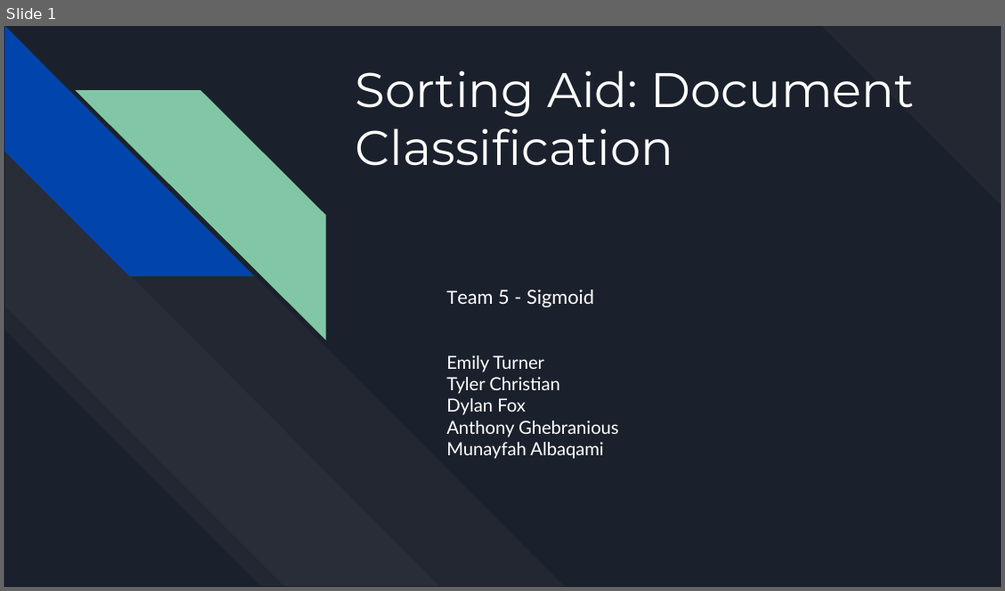
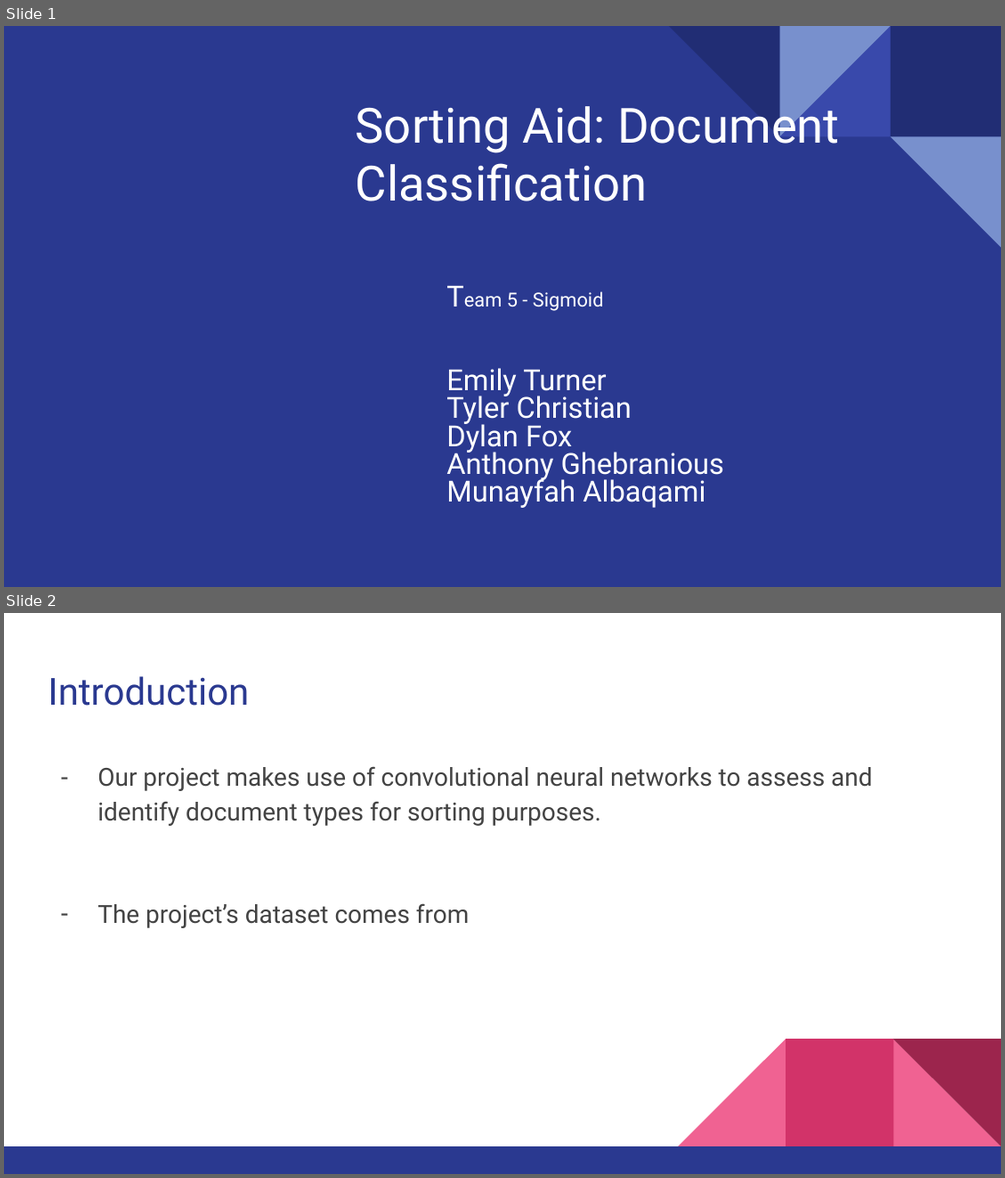
Before and after one commit to CSCI4850/s21-team5-project, a slide deck: sigmoid-presentation.pptx. Shown one above the other, each under a label of ours: slide 1 before the commit, slides 1 and 2 after it. The pictures are 1005x591 and 1005x1178 pixels, drawn with LibreOffice and Linux fonts; fonts in the diff are those of the drawing. Boxes give left, top, right and bottom in pixels: in the first picture for what was removed or moved away, otherwise in the second. Text is boxed around its words. In the diff, an @@ line names an element or a change of style, - is before the commit and + after.

```diff
--- a/sigmoid-presentation.pptx
+++ b/sigmoid-presentation.pptx
@@ slide 2 added at (4,613,1001,1174), background #FFFFFF @@
@@ title added at (48,676,249,706), 27 pt, text #2A3990 @@
+Introduction
@@ text added at (97,766,872,928), 18 pt, text #434343 @@
+– Our project makes use of convolutional neural networks to assess and identify document types for sorting purposes.
+– The project’s dataset comes from
@@ group added at (4,1038,1001,1174): 3 right triangles, 2 rectangles @@
@@ slide 1 changed as well @@
@@ background #1B212C to #2A3990 @@
@@ title "Sorting Aid: Document Classification" at (356,98,840,201): font Montserrat to Roboto; vertical alignment top to bottom @@
@@ diag stripe removed at (821,26,1001,206) @@
@@ group removed at (4,27,566,586): 4 diag stripes @@
@@ group added at (669,26,1001,248): 4 right triangles, 1 rectangle @@
@@ subtitle "Team 5 - Sigmoid" at (446,291,724,507): size 13 to 21 pt in "Team", "Emily Turner", "Tyler Christian", "Dylan Fox" and 2 more places; font Lato to Roboto; line spacing 1 to 0.8 @@
```
Also in this commit, not shown: 10 other slides added, 1 slide removed.
